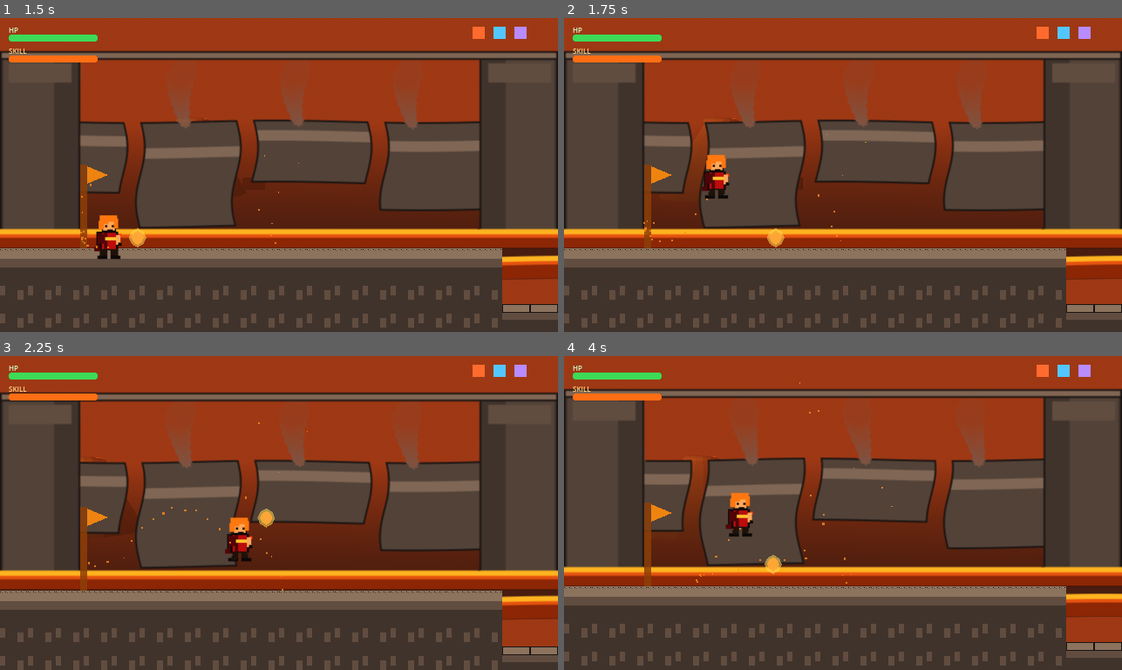
Above: before the commit, frames 1-4 (two rows, left to right).
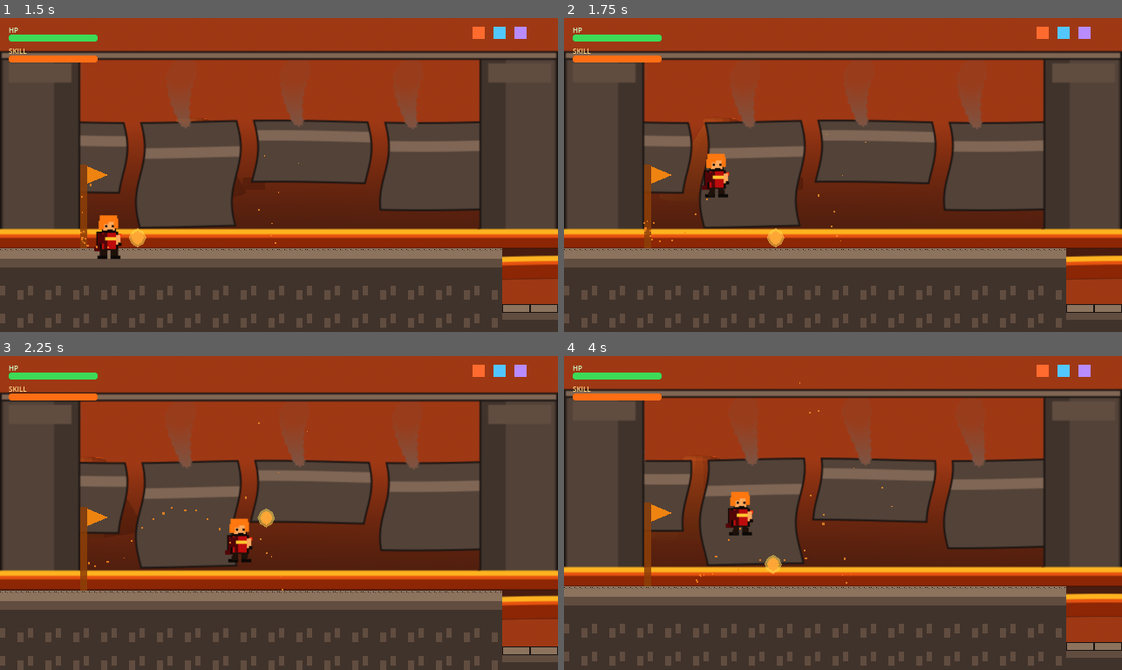
Above: after the commit, the same moments.

Repository: yogeshprasad098/echoes-of-teyvat
Game: Godot game, scene res://scenes/main.tscn
Same seed, same stepped clock (60 frames per second), same inputs: the game is played once before the commit and once after it.
Inputs:
- Up to frame 1 (1.5 s): click "Start Game" at 0.5 s; tap Enter (ui_accept) at 1.25 s; hold D (move_right) from 1.28 s (still down); tap Z (attack) at 1.35 s
- Up to frame 2 (1.75 s): keep holding D (move_right); tap Space (jump) at 1.52 s
- Up to frame 3 (2.25 s): keep holding D (move_right); tap Z (attack) at 2.1 s
- Up to frame 4 (4 s): tap Space (jump) at 2.27, 3.77 s; release D (move_right) at 2.78 s; hold A (move_left) 2.78-3.53 s; tap Shift (dodge) at 2.85 s; tap Z (attack) at 3.05, 3.8 s; hold D (move_right) from 3.53 s (still down); tap 1 (switch_1) at 3.6 s

Frame 1 is identical in both runs. In frame 2, 0.2% of the frame differs, in the area x 24-30%, y 43-58%; in frame 3, 0.2%, in the area x 40-46%, y 51-66%; in frame 4, 0.2%.

Commit message:
fix(combat): play cast pose for ranged orb attacks instead of sword swing

Diff:
--- a/scripts/characters/kira.gd
+++ b/scripts/characters/kira.gd
@@ -116,15 +116,18 @@
 # === Combat ===
 
 func _start_attack() -> void:
-	# Ranged fire-orb attack — keep character on idle/run, just punch out the orb.
+	# Ranged fire-orb attack — play the cast pose (arm out + hand glow), spawn orb.
 	if not combo_timer.is_stopped():
 		return  # respect attack cooldown
 	_combo_step = 0
+	if sprite and sprite.sprite_frames and sprite.sprite_frames.has_animation(&"skill"):
+		sprite.play(&"skill")
+		sprite.speed_scale = 1.6
 	_cast_pulse()
 	_fire_fire_orb()
 	combo_timer.start(ATTACK_COOLDOWN_SEC)
 
-# Tiny scale punch on the sprite as a "cast tell" — no sword swing.
+# Tiny scale punch on the sprite as extra cast feedback.
 func _cast_pulse() -> void:
 	if sprite == null:
 		return
--- a/scripts/characters/marina.gd
+++ b/scripts/characters/marina.gd
@@ -41,7 +41,13 @@
 	_update_idle_run_anim()
 
 func _update_idle_run_anim() -> void:
-	if sprite == null or sprite.animation in [&"attack_1", &"attack_2", &"attack_3", &"skill", &"hurt", &"death"]:
+	if sprite == null:
+		return
+	# Don't clobber transient anims; let them finish.
+	if sprite.animation in [&"attack_1", &"attack_2", &"attack_3", &"hurt", &"death"]:
+		return
+	# Skill animation is brief — only block while the cooldown shaped that window is recent.
+	if sprite.animation == &"skill" and _attack_cd > 0.0 and _attack_cd > ATTACK_COOLDOWN_SEC * 0.4:
 		return
 	var moving: bool = absf(velocity.x) > 1.0
 	var anim: StringName = &"run" if moving and is_on_floor() else &"idle"
@@ -52,6 +58,9 @@
 
 func _fire_water_orb() -> void:
 	_attack_cd = ATTACK_COOLDOWN_SEC
+	if sprite and sprite.sprite_frames and sprite.sprite_frames.has_animation(&"skill"):
+		sprite.play(&"skill")
+		sprite.speed_scale = 1.6
 	_cast_pulse()
 	var orb: WaterOrb = WATER_ORB_SCENE.instantiate() as WaterOrb
 	orb.global_position = global_position + Vector2(facing_direction * 18.0, -4.0)
